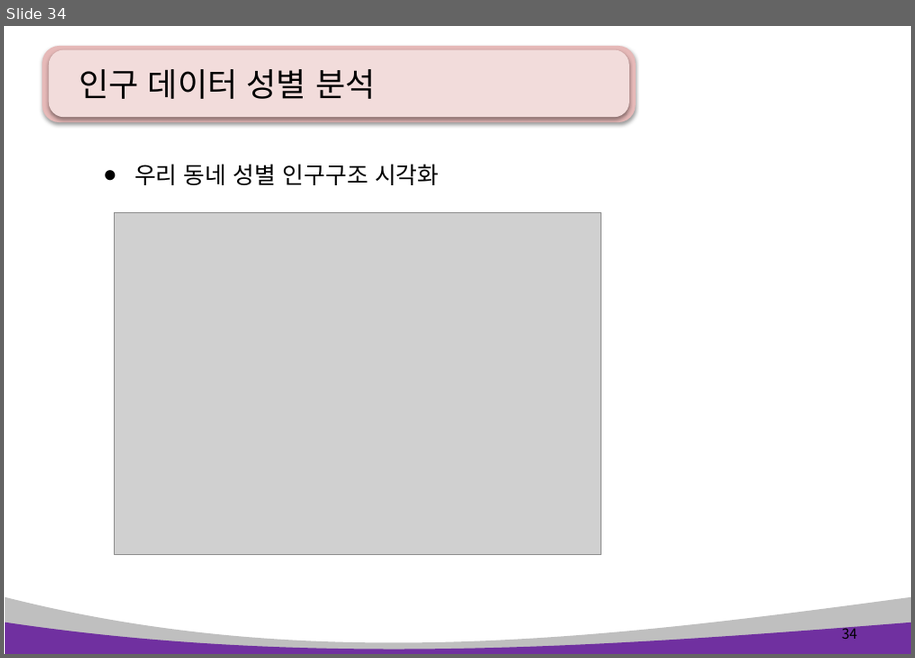
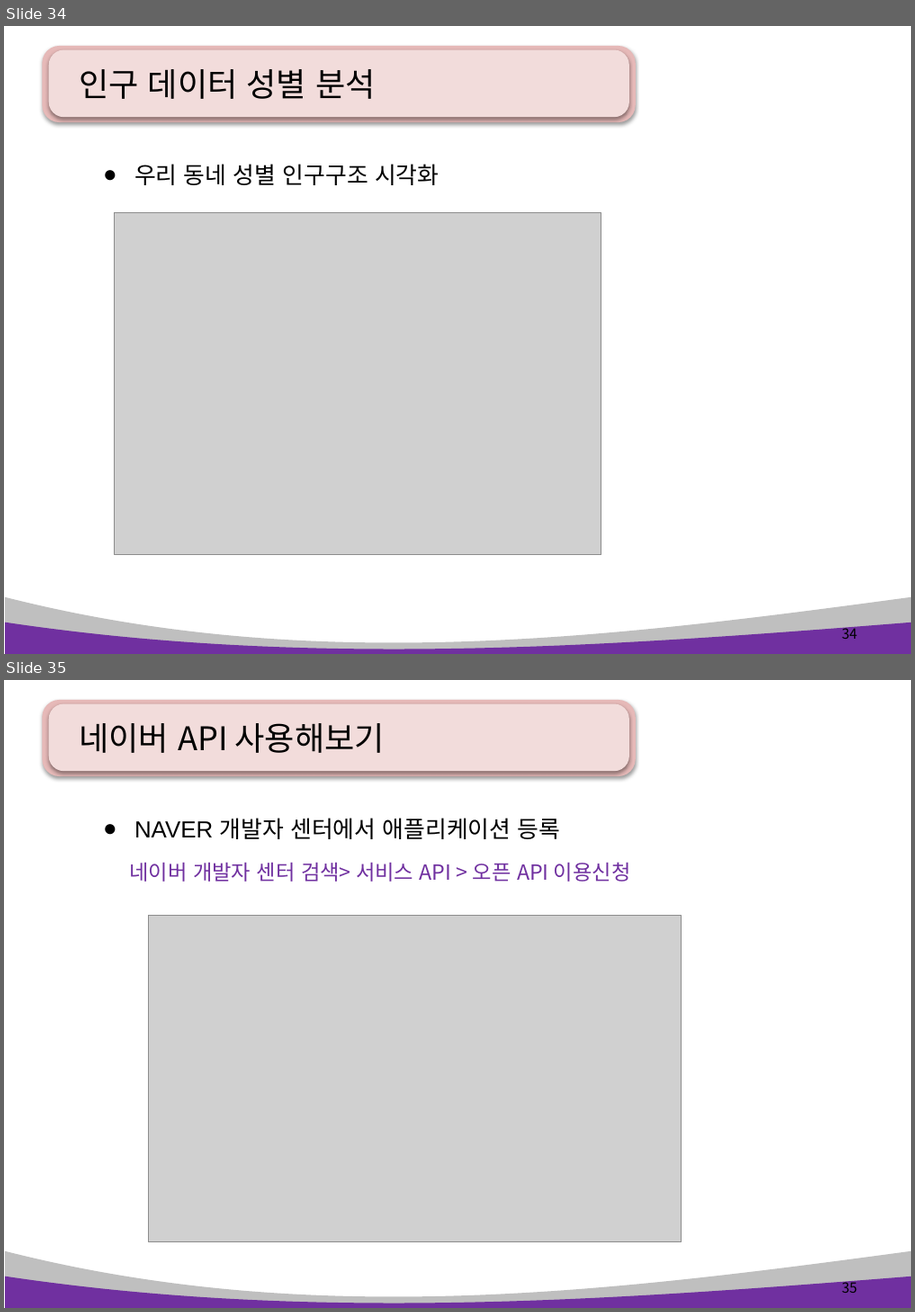
Before and after one commit to pshho/ngreen_project, a slide deck: pyWorks/자료/python_ppt/Python 14장. 데이터 분석 및 시각화2 .pptx. Shown one above the other, each under a label of ours: slide 34 before the commit, slides 34 and 35 after it. The pictures are 915x658 and 915x1312 pixels, drawn with LibreOffice and Linux fonts; fonts in the diff are those of the drawing; grey boxes stand for pictures. Boxes give left, top, right and bottom in pixels: in the first picture for what was removed or moved away, otherwise in the second. Text is boxed around its words. In the diff, an @@ line names an element or a change of style, - is before the commit and + after.

```diff
--- a/pyWorks/자료/python_ppt/Python 14장. 데이터 분석 및 시각화2 .pptx
+++ b/pyWorks/자료/python_ppt/Python 14장. 데이터 분석 및 시각화2 .pptx
@@ slide 35 added at [4, 680, 911, 1308], background #FFFFFF; not listed: 4 template elements that a slide beside it also shows @@
@@ title added at [79, 723, 385, 753], 28 pt, text #000000 @@
+네이버 API 사용해보기
@@ text added at [134, 818, 561, 839], 20 pt, text #000000 @@
+● NAVER 개발자 센터에서 애플리케이션 등록
@@ text added at [129, 862, 631, 882], 18 pt, text #7030A0 @@
+네이버 개발자 센터 검색> 서비스 API > 오픈 API 이용신청
@@ picture added at [148, 916, 681, 1242] @@
@@ page number added at [842, 1279, 857, 1293], 12 pt, text #000000 @@
+35
```
Also in this commit, not shown: 12 other slides added, 11 other files.
